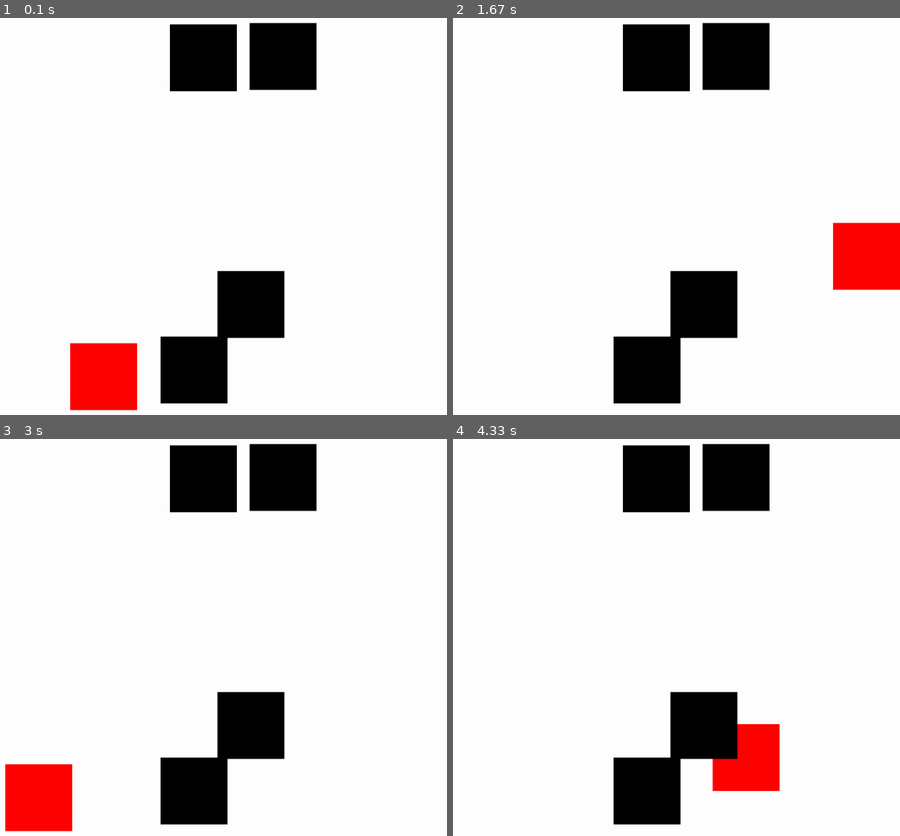
Above: before the commit, frames 1-4 (two rows, left to right).
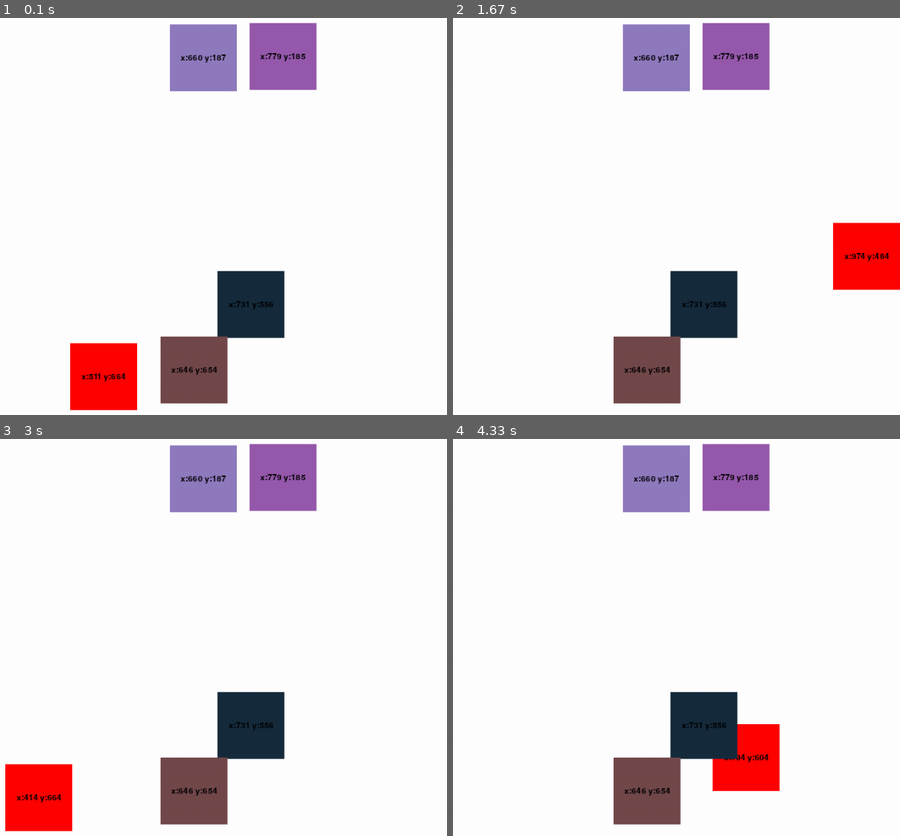
Above: after the commit, the same moments.

Repository: esserafael/python-learning-stuff
Game: pygame game, started from PyGame/collision.py
The game is run twice, just before and just after one commit, with the same random seed, the same clock (stepped at 60 frames per second) and the same inputs.
Inputs:
- Up to frame 1 (0.1 s): no input
- Up to frame 2 (1.67 s): hold Right 0.33-0.8 s; hold Up 0.83-1.13 s; hold Right 1.17-1.63 s
- Up to frame 3 (3 s): hold Left 1.67-2.2 s; hold Down 2.23-2.53 s; hold Left 2.57-2.97 s
- Up to frame 4 (4.33 s): hold Up 3-3.37 s; hold Right 3.4-4.03 s; hold Down from 4.07 s (still down)

The runs differ from the first frame. In frame 1, 10% of the frame differs, in the area x 18-71%, y 1-98%; in frame 2, 10%, in the area x 35-98%, y 1-98%; in frame 3, 10%; in frame 4, 10%.

Commit message:
Draw block in random colors and text with position

Diff:
--- a/PyGame/collision.py
+++ b/PyGame/collision.py
@@ -3,7 +3,7 @@
 import random
 
 class FormData:
-    def __init__(self, name: str, x: int, y: int, width: int, height: int, color: str):
+    def __init__(self, name: str, x: int, y: int, width: int, height: int, color: tuple):
         self.name = name
         self.x = x
         self.y = y
@@ -30,17 +30,25 @@
 red = (255,0,0)
 
 def draw_block(block_x, block_y, block_width, block_height, color):
-    return pygame.draw.rect(gameDisplay, color, [block_x, block_y, block_width, block_height])
+
+    def message_display(text, size, x, y):
+        largeText = pygame.font.Font('freesansbold.ttf',size)
+        TextSurf, TextRect = text_objects(text, largeText)
+        TextRect.center = x,y
+        gameDisplay.blit(TextSurf, TextRect)
+
+    block = pygame.draw.rect(gameDisplay, color, [block_x, block_y, block_width, block_height])
+
+    block_center_x = round(block_x + block_width / 2)
+    block_center_y = round(block_y + block_height / 2)
+
+    message_display("x:{} y:{}".format(block_center_x, block_center_y), 12, block_center_x, block_center_y)
+
+    return block
 
 def text_objects(text, font):
     textSurface = font.render(text, True, black)
     return textSurface, textSurface.get_rect()
-
-def message_display(text):
-    largeText = pygame.font.Font('freesansbold.ttf',50)
-    TextSurf, TextRect = text_objects(text, largeText)
-    TextRect.center = (round(display_width/2),round(display_height/2))
-    gameDisplay.blit(TextSurf, TextRect)
 
     pygame.display.update()
 
@@ -67,8 +75,12 @@
         (FormData(
             "block_{}".format(form),
             random.randrange(0, display_width - 100),
-            random.randrange(0, display_height - 100), 100, 100,
-            black))
+            random.randrange(0, display_height - 100),
+            100,
+            100,
+            (
+                random.randrange(0, 255), random.randrange(0, 255), random.randrange(0, 255)
+            )))
             for form in range(total_other_forms)]
 
     #print(other_forms)
